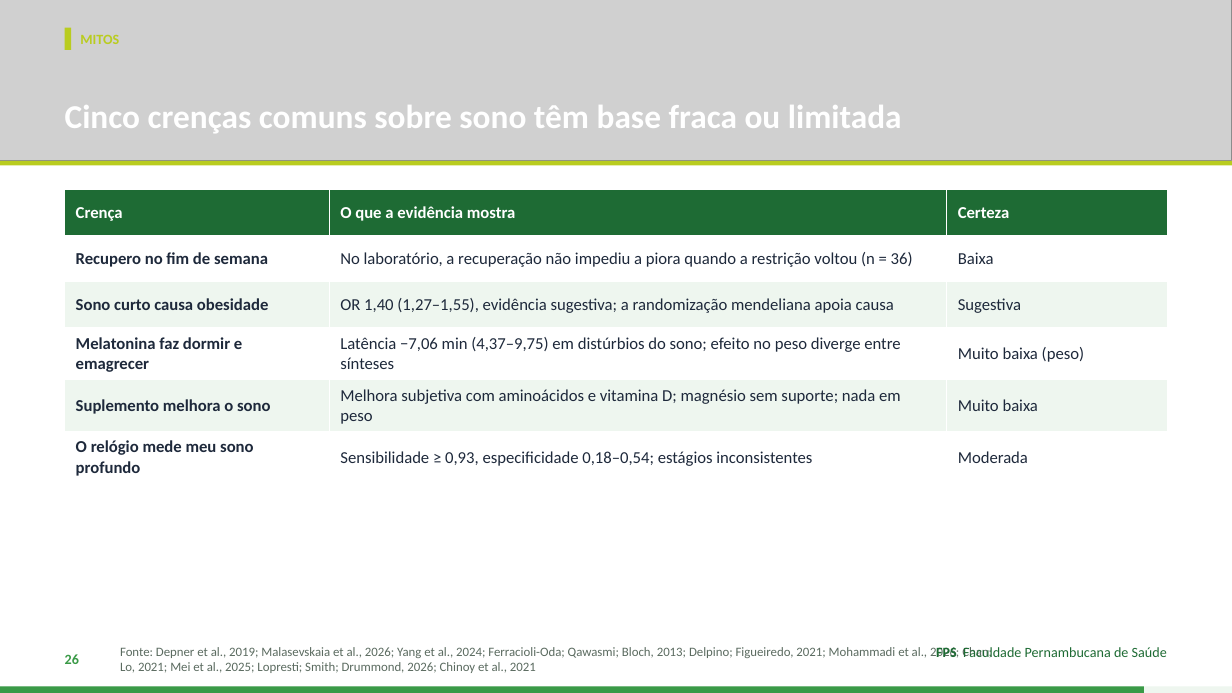
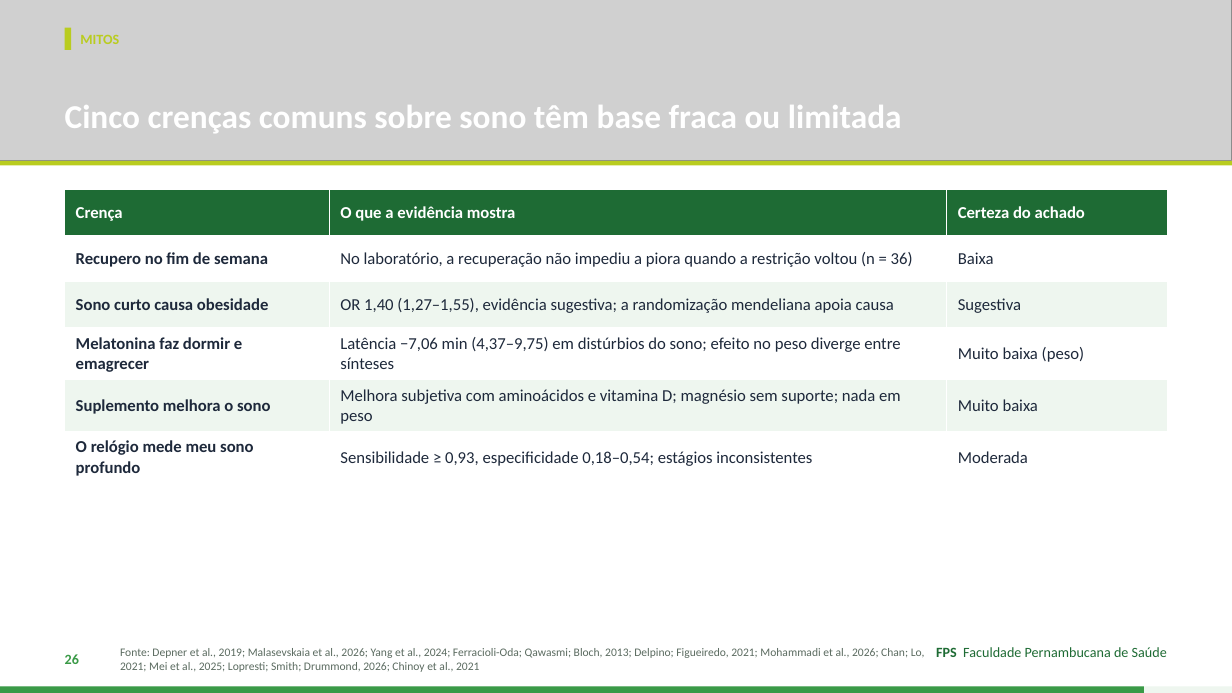
Before and after one commit to Institutomoraisandrade/CRM, a slide deck: slide 26 of trabalho-fps/trabalhos/2026-11-10-sono/apresentacao.pptx. Drawn at 1232x693 pixels with LibreOffice and Linux fonts; fonts in the diff are those of the drawing; grey boxes stand for pictures. Boxes give left, top, right and bottom in pixels: in the first picture for what was removed or moved away, otherwise in the second. Text is boxed around its words. In the diff, an @@ line names an element or a change of style, - is before the commit and + after.

```diff
--- a/trabalho-fps/trabalhos/2026-11-10-sono/apresentacao.pptx
+++ b/trabalho-fps/trabalhos/2026-11-10-sono/apresentacao.pptx
@@ table at (65,189,1167,480) @@
-row 1, column 3: Certeza
+row 1, column 3: Certeza do achado
@@ text "Fonte: Depner et al., 2019; ..." at (120,648,925,672): size 10 to 9 pt @@
```
Also in this commit, not shown: 20 other slides changed, 7 other files.
